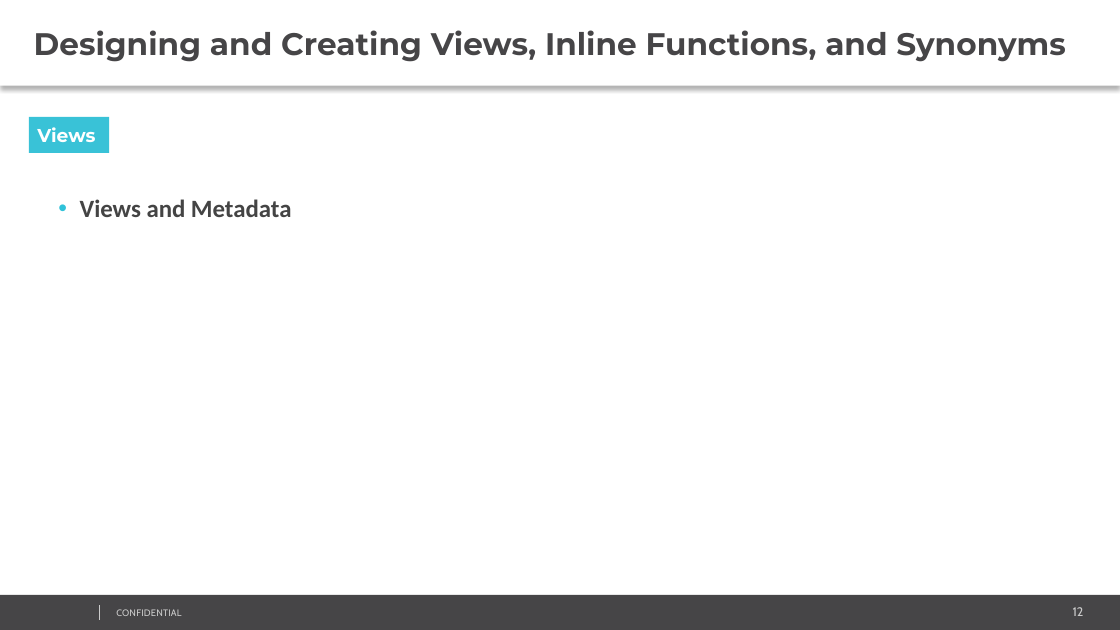
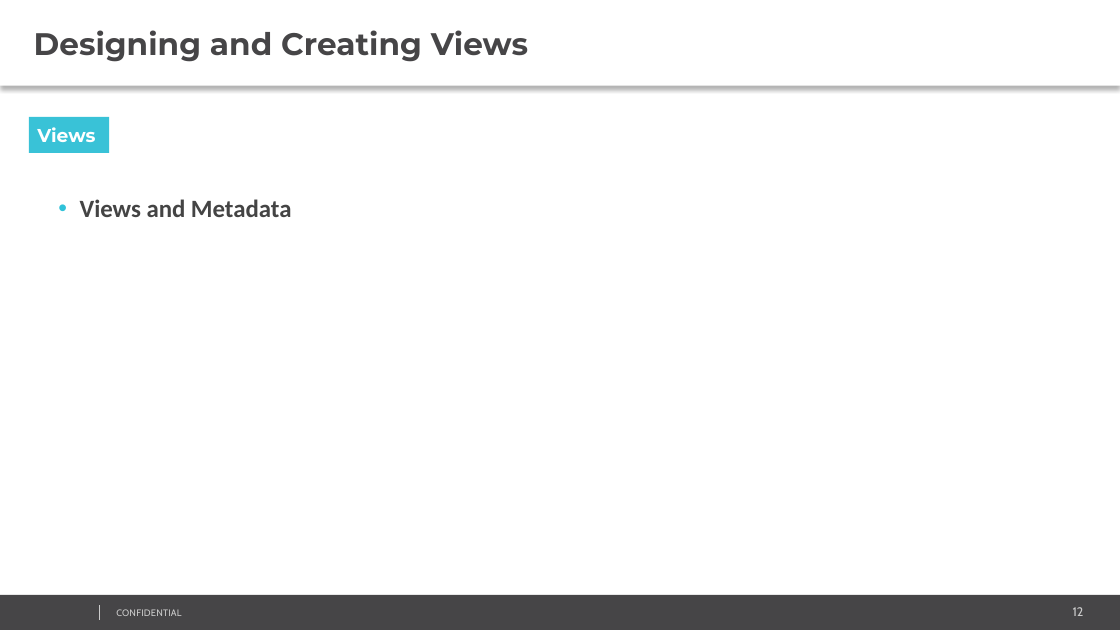
Before and after one commit to AndreyQC/MSBI.Lab, a slide deck: slide 12 of MSBI.Lecture.07/MSBI.Dev.S20E07.pptx. Drawn at 1120x630 pixels with LibreOffice and Linux fonts; fonts in the diff are those of the drawing; background and template pictures are left out. Boxes give left, top, right and bottom in pixels: in the first picture for what was removed or moved away, otherwise in the second. Text is boxed around its words. In the diff, an @@ line names an element or a change of style, - is before the commit and + after.

```diff
--- a/MSBI.Lecture.07/MSBI.Dev.S20E07.pptx
+++ b/MSBI.Lecture.07/MSBI.Dev.S20E07.pptx
@@ text at bbox=[34, 30, 528, 62]: text changed @@
-Designing and Creating Views, Inline Functions, and Synonyms
+Designing and Creating Views
```
Also in this commit, not shown: 7 other slides changed, 1 slide added, 1 slide removed, 1 other file.
